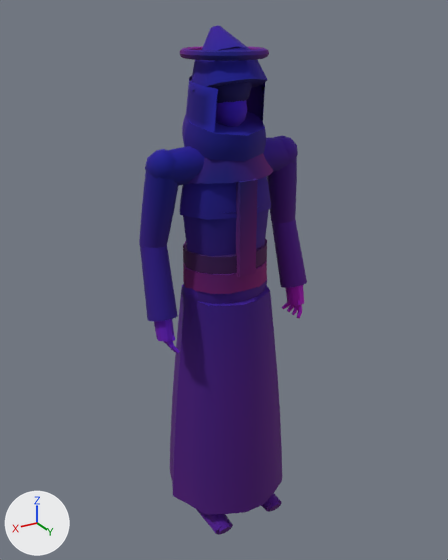
An edit to the glTF model assets/kit/skel_echo.glb, drawn before and after from the same camera.
One viewpoint serves both versions: a camera (50 mm lens) standing at (1.051, 1.741, 1.843) and looking at (-0.007, -0.023, 0.961). Arrows for +X, +Y and +Z are at lower left; the lights stay in place. The picture after the commit comes second. Vertices at exactly the same position are counted once.

The older version as bpy lines, for what is in view:
```python
me_echo = bpy.data.meshes.new('echo')
me_echo.from_pydata(...)  # 2743 vertices, 5204 faces; spans x -0.32..0.32, y -0.22..0.22, z 0.0..1.81
# faces by material slot: [3896, 92, 12, 576, 80, 320, 228]
me_echo.materials.append(mat_m_wraith)
me_echo.materials.append(mat_m_leather)
me_echo.materials.append(mat_m_brass)
me_echo.materials.append(mat_m_wax)
me_echo.materials.append(mat_m_iron)
me_echo.materials.append(mat_m_gold)
me_echo.materials.append(mat_m_gild)
ob_echo = bpy.data.objects.new('echo', me_echo)
ob_echo.location = (0.0, 0.0, 0.0)
```
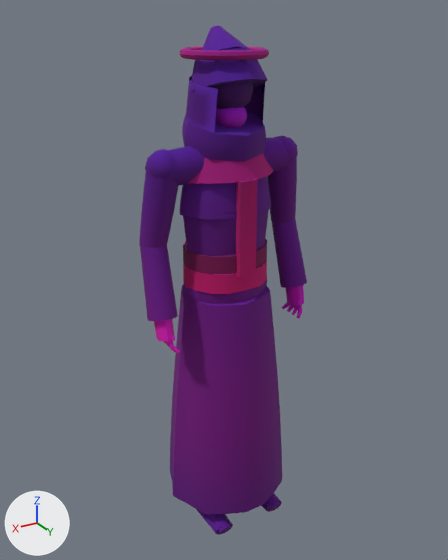
Diff of the bpy script that builds the scene:
```diff
--- a/assets/kit/skel_echo.glb.py
+++ b/assets/kit/skel_echo.glb.py
@@ me_echo @@
 me_echo.from_pydata(...)  # 2743 vertices, 5204 faces; spans x -0.32..0.32, y -0.22..0.22, z 0.0..1.81
 # used by ob_echo; location = (0.0, 0.0, 0.0)
+# me_echo part 1: the loose piece of 42 vertices spanning x -0.05..0.05, y -0.05..0.09, z 1.5..1.63 is scaled about its middle by (0.974, 0.956, 0.731), then moved by (0.0, 0.0, -0.02)
+# me_echo part 2: the loose piece of 42 vertices spanning x -0.07..0.07, y -0.07..0.1, z 1.56..1.71 is moved by (0.0, 0.0, -0.01)
+# me_echo part 3: 2664 faces centred in x -0.32..0.32, y -0.2..0.22, z 0.03..1.75 are repainted in the vertex colours; the middle colour goes from purple #7e00c5 to pink #c500c5
+# me_echo part 4: 1465 faces centred in x -0.3..0.3, y -0.15..0.17, z 0.03..1.81 are repainted in the vertex colours; the middle colour goes from purple #7500e8 to purple #bb00e8
 me_echo.materials.append(mat_m_wraith)
```

Boxes [x1, y1, x2, y2] around the edits, measured in the pictures (448 x 560 px; the box of a moved part takes in the faces that stretch with it):
'echo', reshaped, recoloured
    both: [139, 26, 307, 535]
part 1 of me_echo, moved or reshaped
    before: [215, 101, 247, 126]
    after: [215, 107, 247, 128]
part 2 of me_echo, moved or reshaped
    before: [212, 82, 252, 103]
    after: [211, 82, 253, 109]
part 3 of me_echo, recoloured
    both: [139, 47, 304, 516]
part 4 of me_echo, recoloured
    both: [139, 26, 302, 516]
